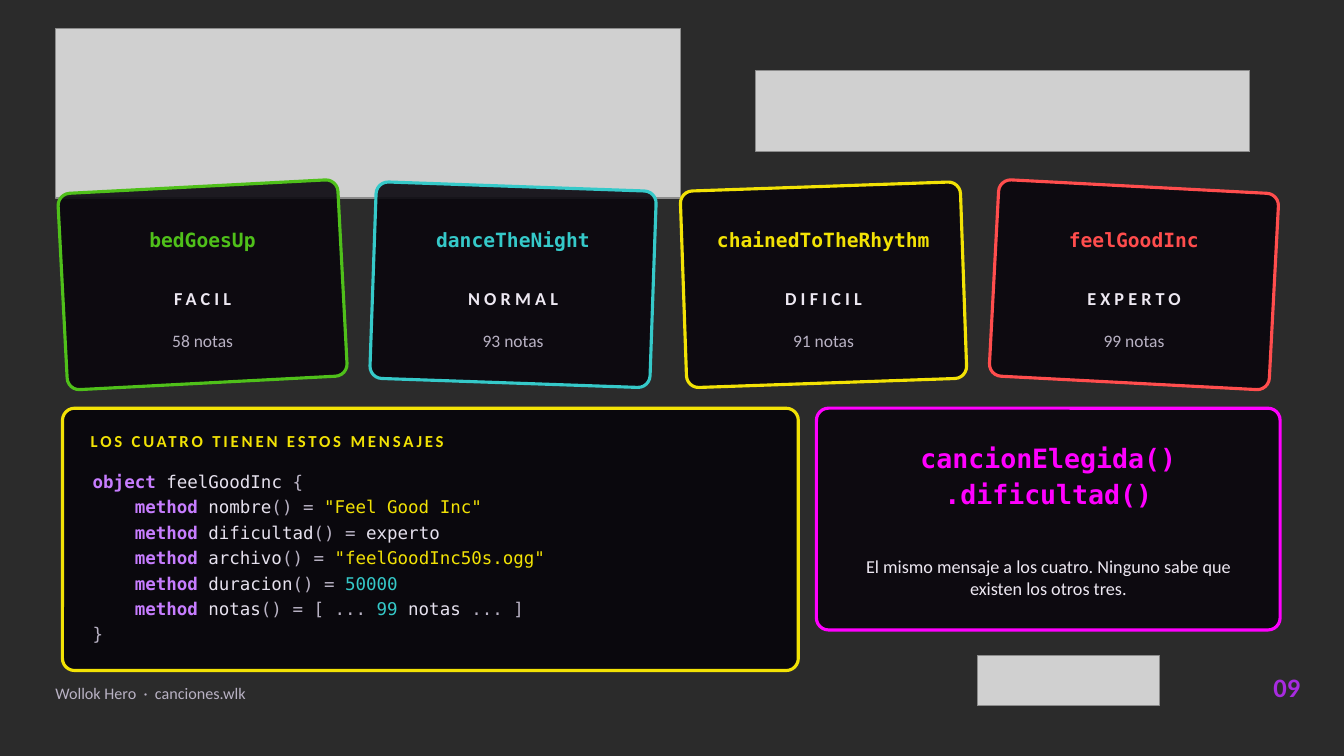
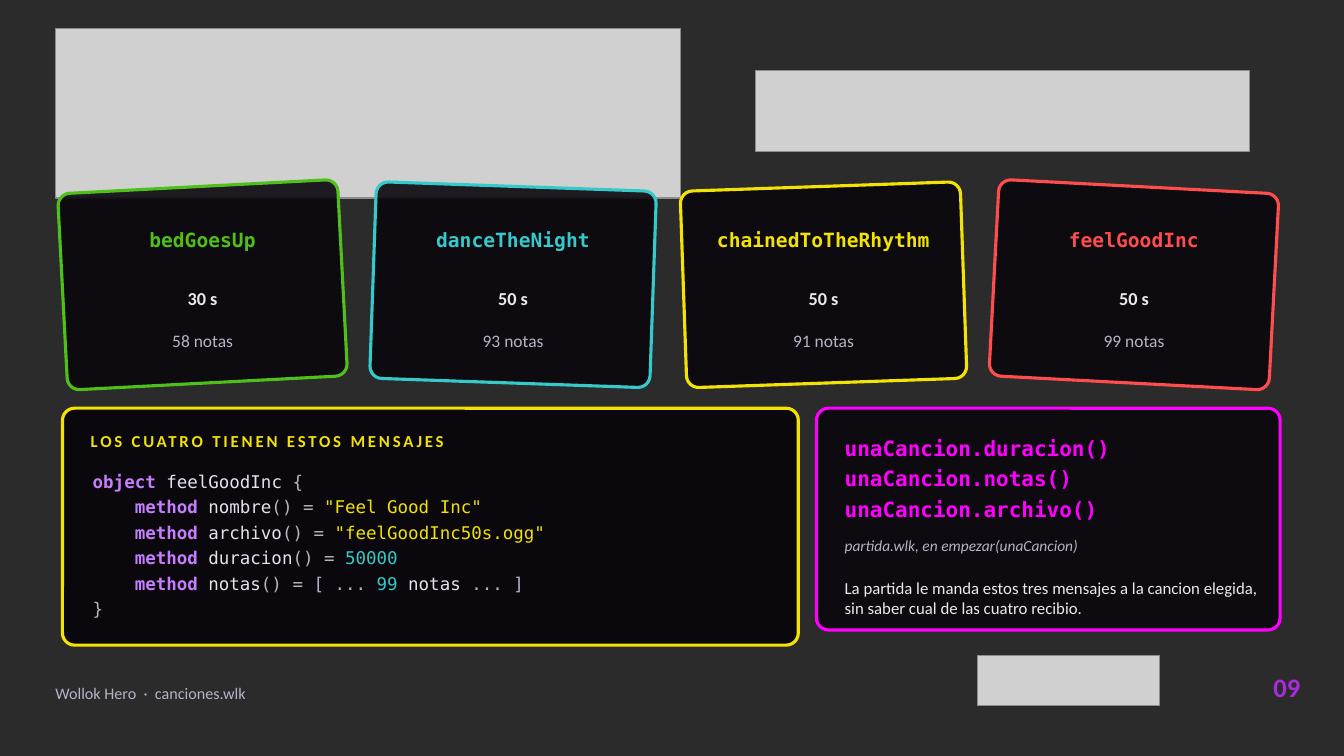
Before and after one commit to pdepjm/2026-o-game-pdeplejicos, a slide deck: slide 9 of wollok-hero-final.pptx. Drawn at 1344x756 pixels with LibreOffice and Linux fonts; fonts in the diff are those of the drawing; grey boxes stand for pictures; background and template pictures are left out; a plain dark background stands for a picture behind light text. Boxes give left, top, right and bottom in pixels: in the first picture for what was removed or moved away, otherwise in the second. Text is boxed around its words. In the diff, an @@ line names an element or a change of style, - is before the commit and + after.

Commit message:
La dificultad la elige el jugador, no la define la cancion
Las canciones tenian un metodo dificultad() que no llamaba nadie: la
dificultad se elige en menuConfiguracion, con sus propios botones. El
BotonNivel se la pedia a su cancion, pero ese metodo estaba muerto.

- visuales.wlk: se va BotonNivel.dificultad()
- canciones.wlk: se van los cuatro dificultad() y el import que quedaba sin uso
- testPartida.wtest: se van los dos tests que probaban esa delegacion

Quedan 27 tests, todos en verde.

Actualizo tambien la presentacion con estos cambios.

```diff
--- a/wollok-hero-final.pptx
+++ b/wollok-hero-final.pptx
@@ text at <box>188,293,217,305</box>: text changed @@
-FACIL
+30 s
@@ text at <box>498,293,528,305</box>: text changed @@
-NORMAL
+50 s
@@ text at <box>809,293,838,305</box>: text changed @@
-DIFICIL
+50 s
@@ text at <box>1119,293,1149,305</box>: text changed @@
-EXPERTO
+50 s
@@ rounded rectangle: place and size @@
-rounded rectangle at <box>63,408,799,670</box>
+rounded rectangle at <box>63,408,799,645</box>
@@ rounded rectangle at <box>63,408,799,645</box>: proportions changed @@
@@ text at <box>845,439,1110,520</box>: text changed; size 19 to 15 pt @@
-cancionElegida()
-.dificultad()
+unaCancion.duracion()
+unaCancion.notas()
+unaCancion.archivo()
@@ text at <box>135,525,440,543</box>: paragraph removed @@
-method dificultad() = experto
@@ text at <box>845,540,1078,554</box>: text changed; size 13 to 11 pt; text colour #EDE8F2 to #B9B2C4; italic on @@
-El mismo mensaje a los cuatro. Ninguno sabe que existen los otros tres.
+partida.wlk, en empezar(unaCancion)
@@ text added at <box>845,582,1257,614</box>, 12 pt, text #EDE8F2 @@
+La partida le manda estos tres mensajes a la cancion elegida, sin saber cual de las cuatro recibio.
```
Also in this commit, not shown: 3 other slides changed, 3 other files.
